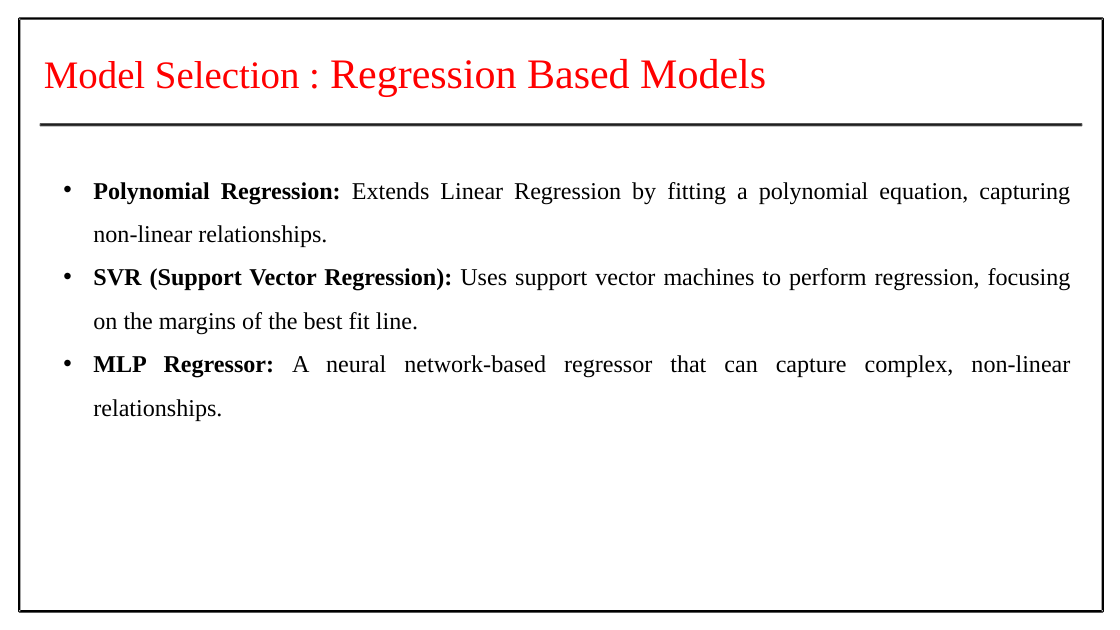
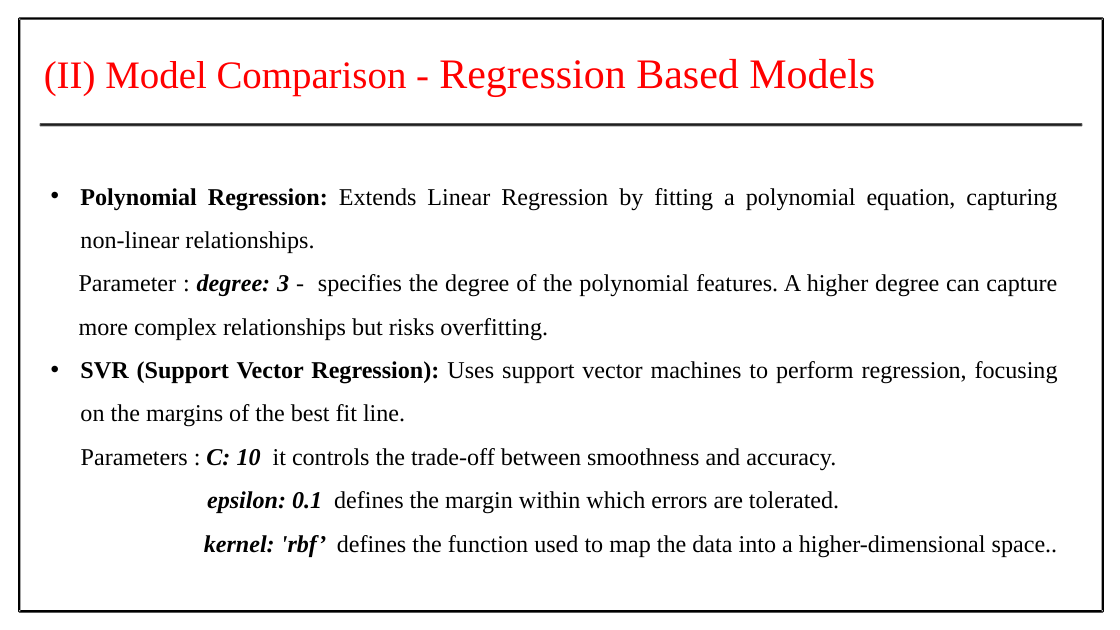
Before and after one commit to Prithiv-vijai/5g_MEC, a slide deck: slide 24 of Batch_4 IT-G2 review 1.pptx (slide 23 before the commit). Drawn at 1120x630 pixels with LibreOffice and Linux fonts; fonts in the diff are those of the drawing. Boxes give left, top, right and bottom in pixels: in the first picture for what was removed or moved away, otherwise in the second. Text is boxed around its words. In the diff, an @@ line names an element or a change of style, - is before the commit and + after.

```diff
--- a/Batch_4 IT-G2 review 1.pptx
+++ b/Batch_4 IT-G2 review 1.pptx
@@ text at (x1=44, y1=59, x2=875, y2=96): text changed @@
-Model Selection : Regression Based Models
+(II) Model Comparison - Regression Based Models
@@ text "Polynomial Regression: Extends Linear Regression ..." moved from (x1=93, y1=182, x2=1071, y2=421) to (x1=79, y1=188, x2=1058, y2=558) @@
@@ text at (x1=79, y1=274, x2=1057, y2=341): paragraph added @@
+    Parameter : degree: 3 - specifies the degree of the polynomial features. A higher degree can capture more complex relationships but risks overfitting.
@@ text at (x1=81, y1=448, x2=1058, y2=558): text changed @@
-  • MLP Regressor: A neural network-based regressor that can capture complex, non-linear relationships.
+  Parameters : C: 10 it controls the trade-off between smoothness and accuracy.
+  epsilon: 0.1 defines the margin within which errors are tolerated.
+  kernel: 'rbf’ defines the function used to map the data into a higher-dimensional space..
```
Also in this commit, not shown: 23 other slides changed, 9 slides added, 3 slides removed, 1 other file.
